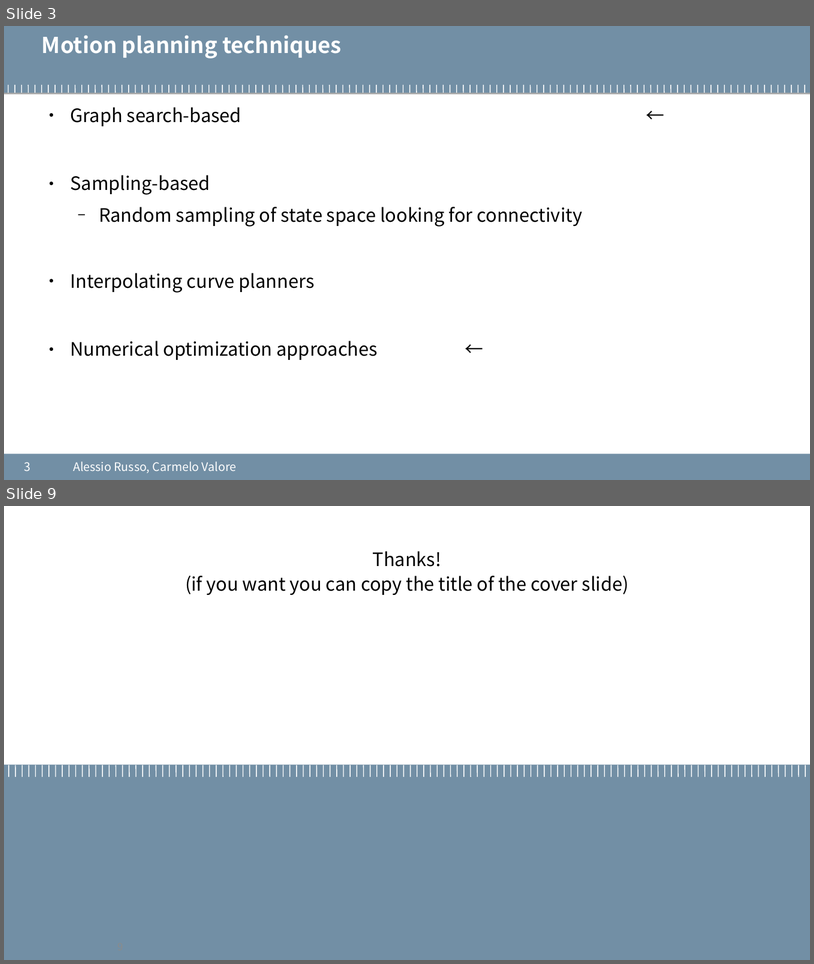
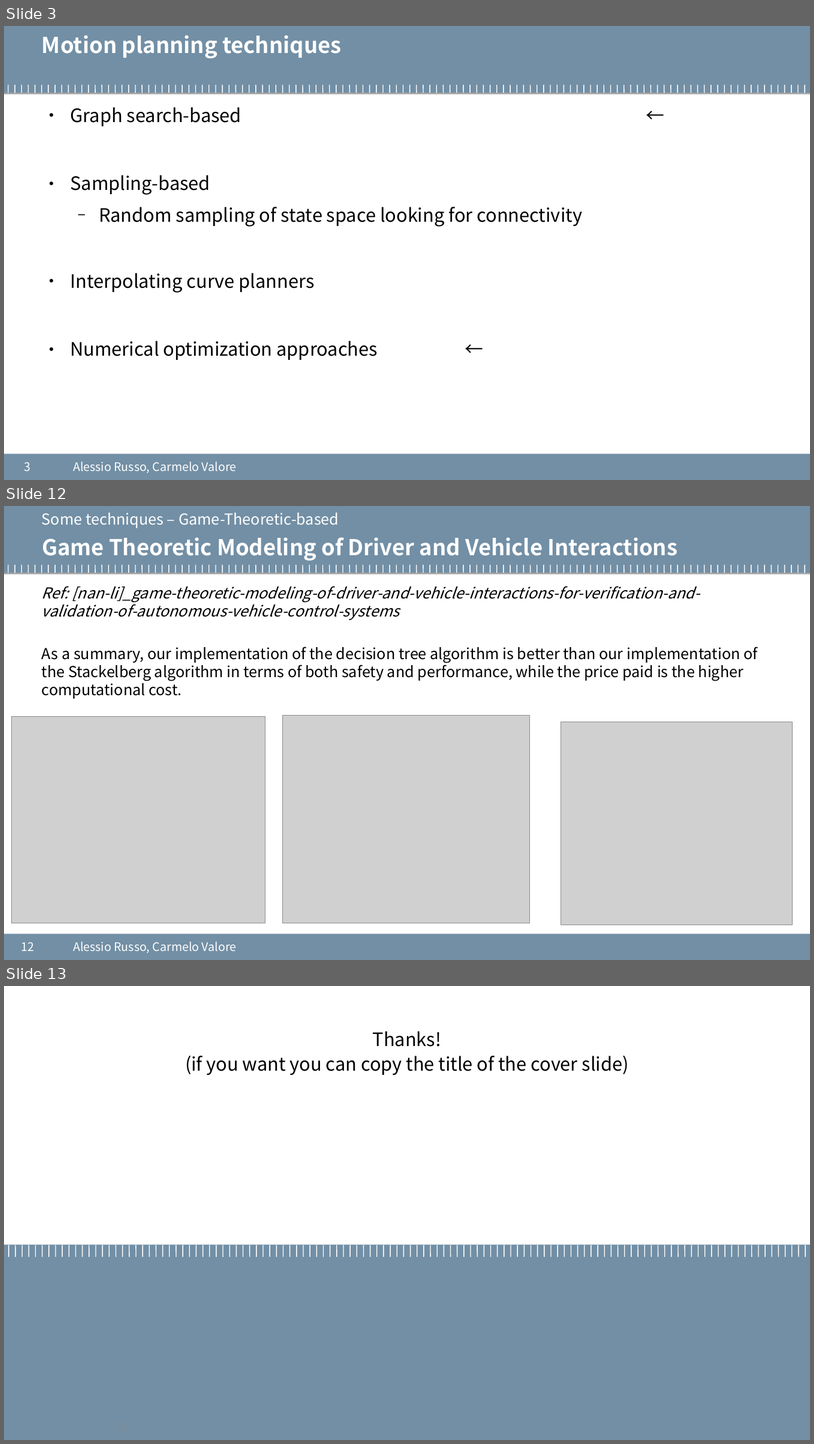
Before and after one commit to cvalore/mida2-project, a slide deck: presentazione_06-05-2020.odp. Shown one above the other, each under a label of ours: slides 3 and 9 before the commit, slides 3, 12 and 13 after it; the slides between them are not shown. The pictures are 814x964 and 814x1444 pixels, drawn with LibreOffice and Linux fonts; fonts in the diff are those of the drawing; grey boxes stand for pictures; background and template pictures are left out. Boxes give left, top, right and bottom in pixels: in the first picture for what was removed or moved away, otherwise in the second. Text is boxed around its words. In the diff, an @@ line names an element or a change of style, - is before the commit and + after.

```diff
--- a/presentazione_06-05-2020.odp
+++ b/presentazione_06-05-2020.odp
@@ slide 12 added at [4,506,810,960], background #FFFFFF; not listed: 122 template elements that a slide beside it also shows @@
@@ text added at [42,513,339,528], 18 pt, text #FFFFFF @@
+Some techniques – Game-Theoretic-based
@@ title added at [42,537,678,561], 26 pt, text #FFFFFF, bold @@
+Game Theoretic Modeling of Driver and Vehicle Interactions
@@ text added at [42,586,758,699], 18 pt, text #000000 @@
+Ref: [nan-li]_game-theoretic-modeling-of-driver-and-vehicle-interactions-for-verification-and-validation-of-autonomous-vehicle-control-systems
+As a summary, our implementation of the decision tree algorithm is better than our implementation of the Stackelberg algorithm in terms of both safety and performance, while the price paid is the higher computational cost.
@@ picture added at [11,717,266,923] @@
@@ picture added at [283,715,530,923] @@
@@ picture added at [561,722,793,925] @@
@@ page number added at [21,942,35,951], 14 pt, text #FFFFFF @@
+12
@@ text added at [73,941,237,953], 14 pt, text #FFFFFF @@
+Alessio Russo, Carmelo Valore
@@ what was slide 9 is now slide 13 @@
@@ page number at [105,1414,136,1438]: text changed @@
-9
+13
```
Also in this commit, not shown: 6 slides changed, 3 other slides added.
